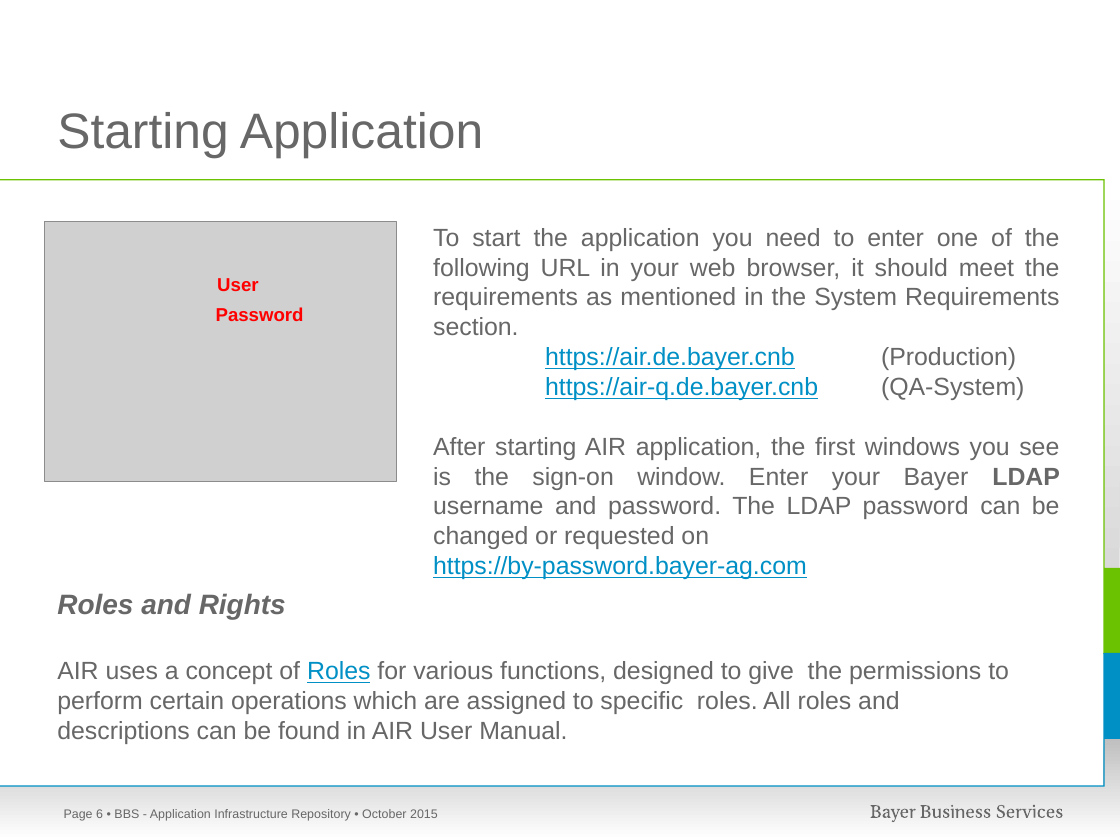
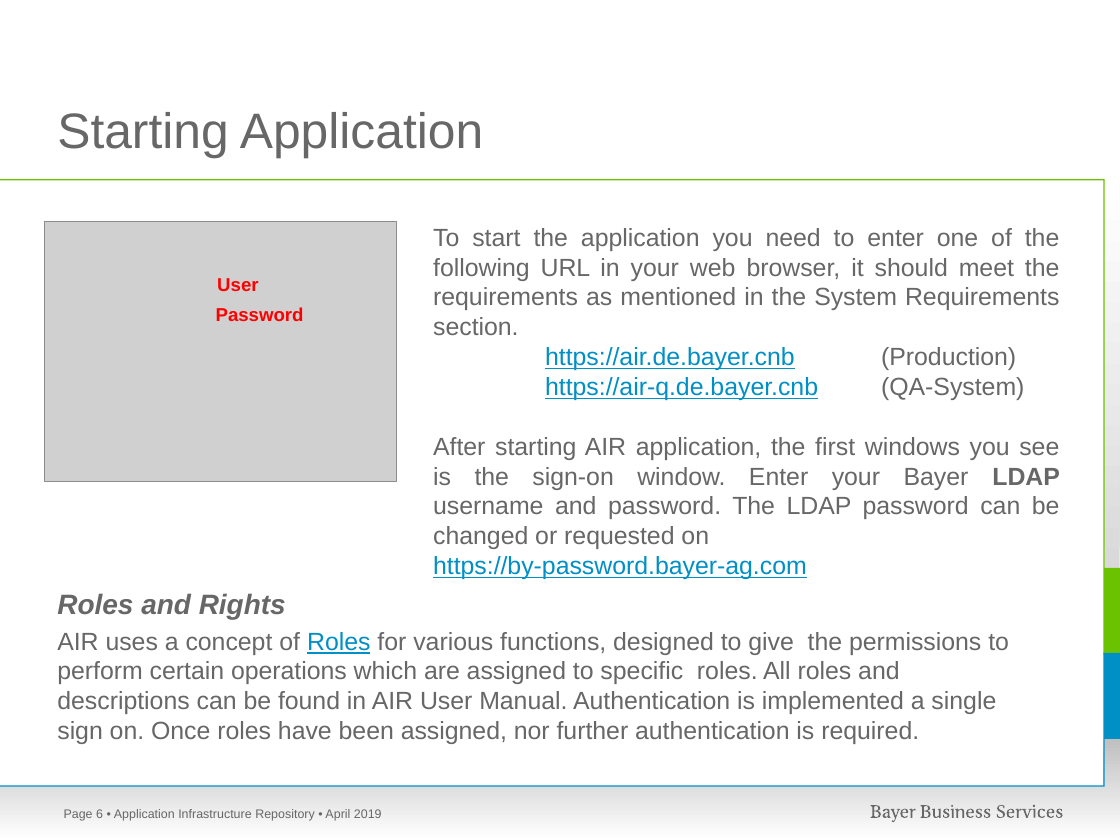
Before and after one commit to kavitamohite/AIR, a slide deck: slide 6 of AIR_2.00/WebRoot/doc/TrainingManual.pptx. Drawn at 1120x840 pixels with LibreOffice and Linux fonts; fonts in the diff are those of the drawing; grey boxes stand for pictures; background and template pictures are left out. Boxes give left, top, right and bottom in pixels: in the first picture for what was removed or moved away, otherwise in the second. Text is boxed around its words. In the diff, an @@ line names an element or a change of style, - is before the commit and + after.

Commit message:
Air history and user manual,data privacy update
Air history and user manual,data privacy update

```diff
--- a/AIR_2.00/WebRoot/doc/TrainingManual.pptx
+++ b/AIR_2.00/WebRoot/doc/TrainingManual.pptx
@@ text at bbox=[57, 632, 1009, 744]: text changed @@
-AIR uses a concept of Roles for various functions, designed to give the permissions to perform certain operations which are assigned to specific roles. All roles and descriptions can be found in AIR User Manual.
+AIR uses a concept of Roles for various functions, designed to give the permissions to perform certain operations which are assigned to specific roles. All roles and descriptions can be found in AIR User Manual. Authentication is implemented a single sign on. Once roles have been assigned, nor further authentication is required.
@@ text at bbox=[114, 809, 382, 821]: text changed @@
-• BBS - Application Infrastructure Repository • October 2015
+• Application Infrastructure Repository • April 2019
```
Also in this commit, not shown: 29 other slides changed, 9 slides added, 6 other files.
